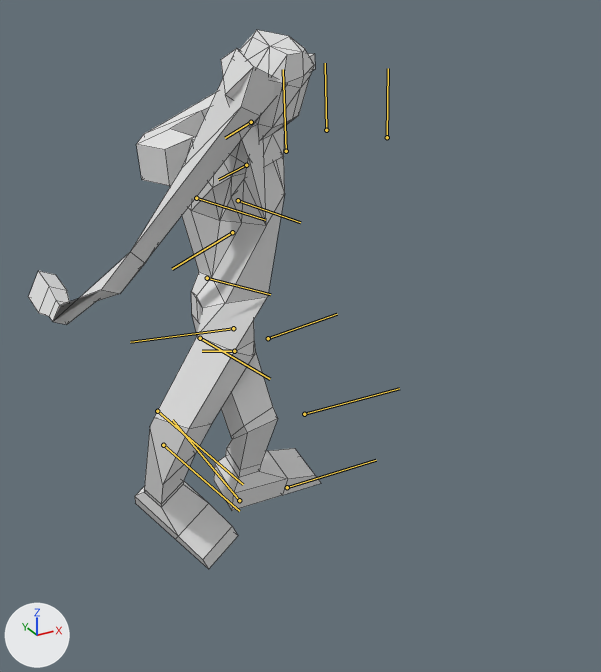
The FBX model BunchesProject/Assets/FBX/Human.fbx, before and after one commit.
Before and after are seen from a camera (50 mm lens) standing at (-0.0114, -0.0257, 0.0195) and looking at (0.0028, 0.0, 0.0066). The axes (+X, +Y, +Z) are drawn at lower left. The lights are the same throughout. Both versions are drawn at frame 14 of the action 'Default Take'; the numbers are the values there. The bones that bend it are drawn over the model as lines. Mesh edges are drawn as thin lines.

Names of what the first picture shows: 'HumanMesh'.
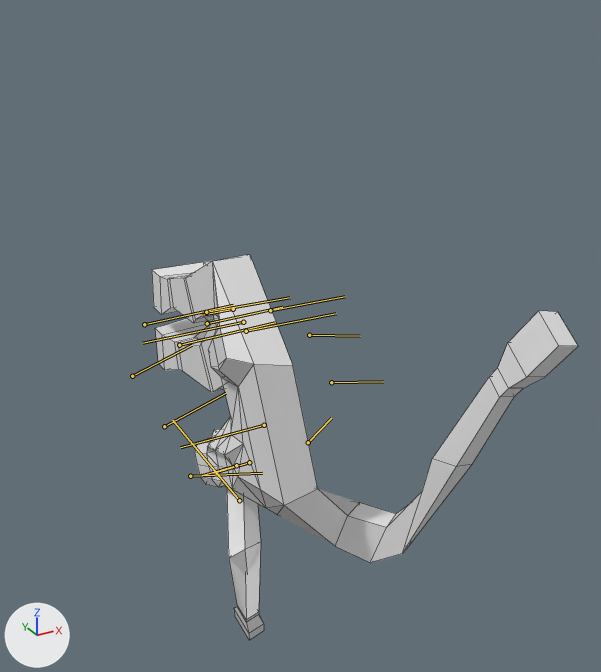
Edits to the bpy script that builds the scene:
```text
Change bone_pelvis:
    where bone_pelvis = bpy.data.objects['Armature'].pose.bones['Pelvis']  # child of 'Armature'
    bone_pelvis.location: (-0.088, 0.0, 0.0) -> (0.08, 0.0, 0.0)
    bone_pelvis.rotation_quaternion: (0.966, -0.259, 0.0, 0.0) -> (0.628, 0.0, -0.778, 0.0)  # degrees (-30, 0, 0) -> degrees (0, -102, 0)
Change bone_stomach:
    where bone_stomach = bpy.data.objects['Armature'].pose.bones['Stomach']  # child of 'Pelvis'
    bone_stomach.rotation_quaternion: (0.985, 0.173, -0.022, -0.01) -> (0.899, 0.0, -0.437, 0.0)  # degrees (20, -2, -2) -> degrees (0, -52, 0)
Change bone_chest:
    where bone_chest = bpy.data.objects['Armature'].pose.bones['Chest']  # child of 'Stomach'
    bone_chest.rotation_quaternion: (0.925, 0.329, -0.191, 0.004) -> (0.868, 0.0, -0.496, 0.0)  # degrees (41, -21, -7) -> degrees (0, -59, 0)
Change bone_neck:
    where bone_neck = bpy.data.objects['Armature'].pose.bones['Neck']  # child of 'Chest'
    bone_neck.rotation_quaternion: (1.0, 0.0, 0.014, 0.0) -> (0.966, 0.0, -0.259, 0.0)  # degrees (0, 2, 0) -> degrees (0, -30, 0)
Change bone_head:
    where bone_head = bpy.data.objects['Armature'].pose.bones['Head']  # child of 'Neck'
    bone_head.rotation_quaternion: (0.999, 0.041, 0.0, 0.0) -> (1.0, 0.0, 0.0, 0.0)  # degrees (5, 0, 0) -> degrees (0, 0, 0)
Change bone_uarm_r:
    where bone_uarm_r = bpy.data.objects['Armature'].pose.bones['UArm_r']  # child of 'Chest'
    bone_uarm_r.rotation_quaternion: (0.775, 0.428, -0.281, 0.371) -> (0.814, -0.106, -0.307, 0.481)  # degrees (44, -49, 31) -> degrees (-31, -23, 68)
Change bone_larm_r:
    where bone_larm_r = bpy.data.objects['Armature'].pose.bones['LArm_r']  # child of 'UArm_r'
    bone_larm_r.rotation_quaternion: (-0.462, 0.0, 0.887, 0.0) -> (0.793, 0.288, -0.505, -0.184)  # degrees (0, -125, 0) -> degrees (63, -44, -54)
Change bone_uarm_l:
    where bone_uarm_l = bpy.data.objects['Armature'].pose.bones['UArm_l']  # child of 'Chest'
    bone_uarm_l.rotation_quaternion: (0.983, -0.182, -0.016, -0.005) -> (0.792, 0.104, -0.327, -0.504)  # degrees (-21, -2, 0) -> degrees (33, -24, -72)
Change bone_larm_l:
    where bone_larm_l = bpy.data.objects['Armature'].pose.bones['LArm_l']  # child of 'UArm_l'
    bone_larm_l.rotation_quaternion: (0.773, 0.0, -0.635, 0.0) -> (0.793, -0.288, -0.505, 0.184)  # degrees (0, -79, 0) -> degrees (-63, -44, 54)
Change bone_uleg_r:
    where bone_uleg_r = bpy.data.objects['Armature'].pose.bones['ULeg_r']  # child of 'Pelvis'
    bone_uleg_r.location: (0.0, 0.0, 0.0) -> (-0.001, 0.0, 0.002)
    bone_uleg_r.rotation_quaternion: (0.943, 0.157, -0.213, -0.202) -> (0.927, 0.012, -0.374, -0.003)  # degrees (24, -20, -28) -> degrees (2, -44, -1)
Change bone_lleg_r:
    where bone_lleg_r = bpy.data.objects['Armature'].pose.bones['LLeg_r']  # child of 'ULeg_r'
    bone_lleg_r.rotation_quaternion: (0.863, 0.043, 0.493, -0.099) -> (0.987, 0.0, 0.158, 0.0)  # degrees (-3, 59, -15) -> degrees (0, 18, 0)
Change bone_foot_r:
    where bone_foot_r = bpy.data.objects['Armature'].pose.bones['Foot_r']  # child of 'LLeg_r'
    bone_foot_r.rotation_quaternion: (1.0, 0.0, 0.0, 0.0) -> (0.976, 0.0, 0.216, 0.0)  # degrees (0, 0, 0) -> degrees (0, 25, 0)
Change bone_uleg_l:
    where bone_uleg_l = bpy.data.objects['Armature'].pose.bones['ULeg_l']  # child of 'Pelvis'
    bone_uleg_l.location: (0.0, 0.0, 0.0) -> (-0.001, 0.0, 0.002)
    bone_uleg_l.rotation_quaternion: (0.905, -0.255, -0.312, 0.134) -> (0.927, -0.012, -0.374, 0.003)  # degrees (-39, -30, 28) -> degrees (-2, -44, 1)
Change bone_lleg_l:
    where bone_lleg_l = bpy.data.objects['Armature'].pose.bones['LLeg_l']  # child of 'ULeg_l'
    bone_lleg_l.rotation_quaternion: (0.886, 0.006, 0.462, -0.029) -> (0.987, 0.0, 0.158, 0.0)  # degrees (-2, 55, -5) -> degrees (0, 18, 0)
Change bone_foot_l:
    where bone_foot_l = bpy.data.objects['Armature'].pose.bones['Foot_l']  # child of 'LLeg_l'
    bone_foot_l.rotation_quaternion: (1.0, 0.0, -0.027, 0.0) -> (0.976, 0.0, 0.216, 0.0)  # degrees (0, -3, 0) -> degrees (0, 25, 0)
```

Location of each change, (x1, y1, x2, y2) in pixels of the pictures (601 x 672 px):
'HumanMesh', posed (45% wider, 28% shorter): before (28, 30, 321, 569); after (152, 254, 578, 640)
bone 'Pelvis', root to tip: before (234, 351) to (202, 351); after (233, 309) to (202, 315)
bone 'Stomach', root to tip: before (233, 328) to (130, 342); after (243, 322) to (142, 343)
bone 'Chest', root to tip: before (232, 232) to (172, 269); after (264, 425) to (180, 447)
bone 'Neck', root to tip: before (246, 165) to (218, 179); after (249, 462) to (213, 473)
bone 'Head', root to tip: before (251, 122) to (225, 138); after (236, 465) to (202, 475)
bone 'UArm_r', root to tip: before (196, 198) to (265, 220); after (190, 476) to (262, 473)
bone 'LArm_r', root to tip: before (207, 278) to (270, 294); after (164, 426) to (226, 393)
bone 'UArm_l', root to tip: before (286, 151) to (283, 69); after (308, 442) to (331, 418)
bone 'LArm_l', root to tip: before (326, 130) to (325, 63); after (331, 382) to (383, 381)
bone 'ULeg_r', root to tip: before (200, 338) to (270, 379); after (207, 323) to (282, 307)
bone 'LLeg_r', root to tip: before (157, 411) to (243, 484); after (179, 345) to (275, 322)
bone 'Foot_r', root to tip: before (163, 445) to (239, 511); after (144, 324) to (233, 305)
bone 'ULeg_l', root to tip: before (268, 338) to (337, 314); after (270, 310) to (345, 296)
bone 'LLeg_l', root to tip: before (304, 414) to (399, 388); after (246, 331) to (336, 313)
bone 'Foot_l', root to tip: before (287, 487) to (376, 460); after (206, 312) to (290, 297)
